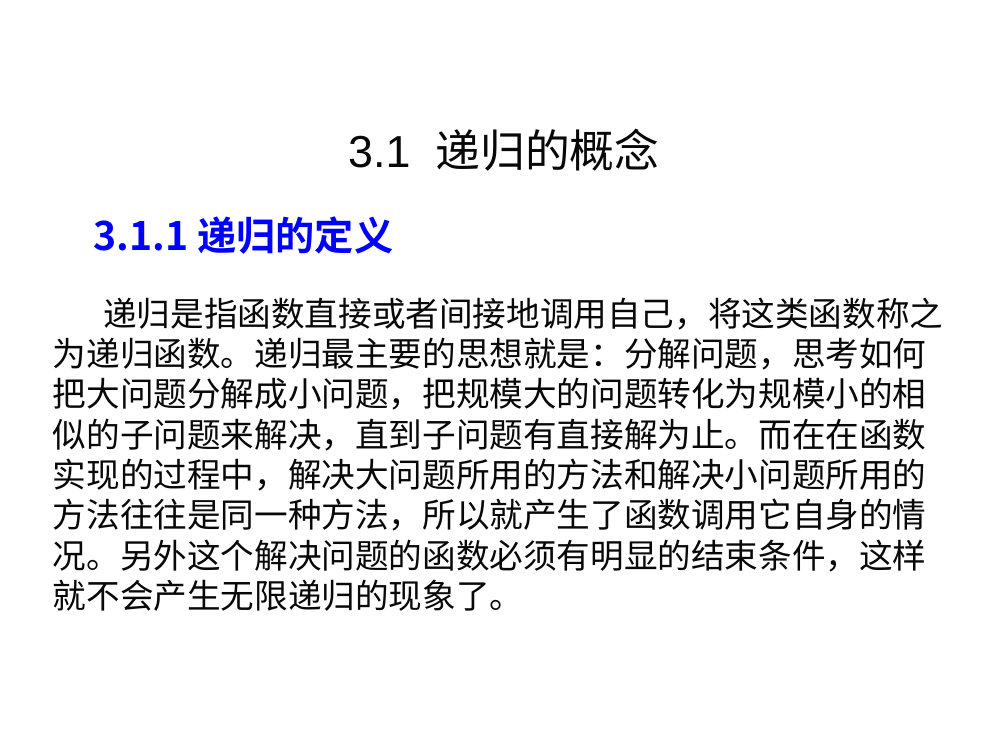
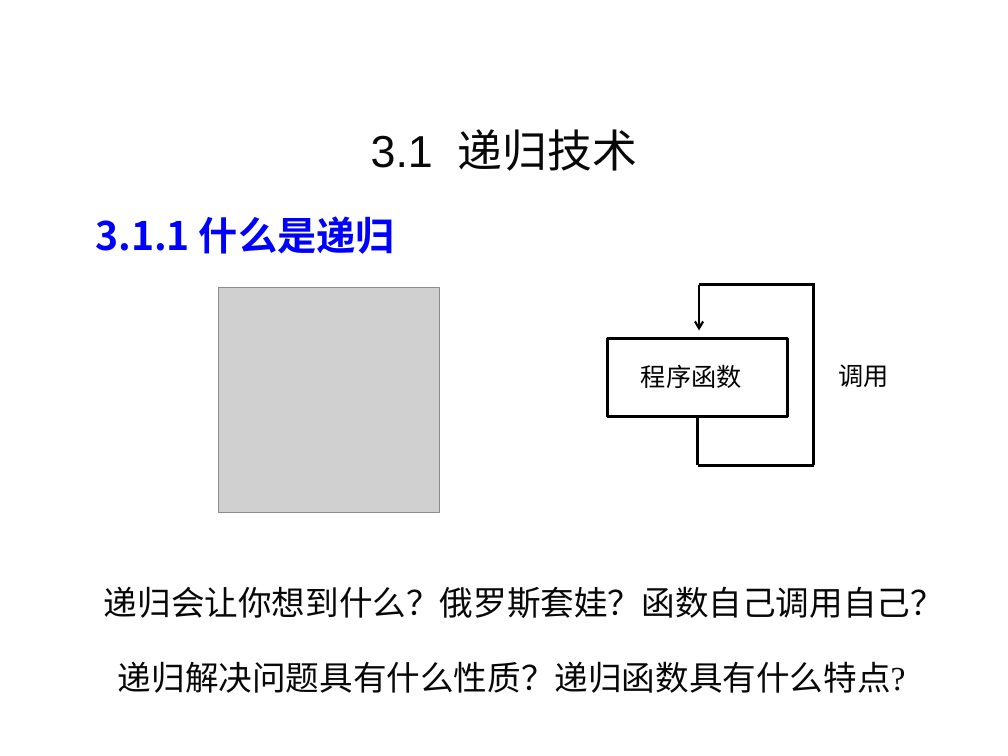
Before and after one commit to liutongling/DP, a slide deck: slide 4 of file/第3章 分治法计1.pptx. Drawn at 1008x756 pixels with LibreOffice and Linux fonts; fonts in the diff are those of the drawing; grey boxes stand for pictures; background and template pictures are left out. Boxes give left, top, right and bottom in pixels: in the first picture for what was removed or moved away, otherwise in the second. Text is boxed around its words. In the diff, an @@ line names an element or a change of style, - is before the commit and + after.

```diff
--- a/file/第3章 分治法计1.pptx
+++ b/file/第3章 分治法计1.pptx
@@ text at (371,129,637,171): text changed @@
-3.1 递归的概念
+3.1 递归技术
@@ text at (95,216,395,254): text changed @@
-3.1.1 递归的定义
+3.1.1 什么是递归
@@ picture added at (218,287,438,512) @@
@@ line added from (700, 284) to (814, 284), #000000 2.25 pt @@
@@ arrow added from (700, 285) to (700, 331), #000000 1.5 pt @@
@@ line added from (813, 282) to (813, 466), #000000 2.25 pt @@
@@ rectangle added at (607,339,787,417), outline #000000 2.25 pt @@
@@ text added at (641,364,742,388), 18 pt, text #000000 @@
+程序函数
@@ text added at (839,364,889,387), 18 pt, text #000000 @@
+调用
@@ line added from (698, 416) to (698, 466), #000000 2.25 pt @@
@@ line added from (698, 466) to (813, 466), #000000 2.25 pt @@
@@ text at (104,586,944,618): text changed; font Noto Sans CJK SC to Times New Roman @@
-递归是指函数直接或者间接地调用自己，将这类函数称之为递归函数。递归最主要的思想就是：分解问题，思考如何把大问题分解成小问题，把规模大的问题转化为规模小的相似的子问题来解决，直到子问题有直接解为止。而在在函数实现的过程中，解决大问题所用的方法和解决小问题所用的方法往往是同一种方法，所以就产生了函数调用它自身的情况。另外这个解决问题的函数必须有明显的结束条件，这样就不会产生无限递归的现象了。
+递归会让你想到什么？俄罗斯套娃？函数自己调用自己？
@@ text added at (118,661,906,693), 24 pt, text #080808 @@
+递归解决问题具有什么性质？递归函数具有什么特点?
```
Also in this commit, not shown: 2 other slides changed, 2 slides added, 1 slide removed.
